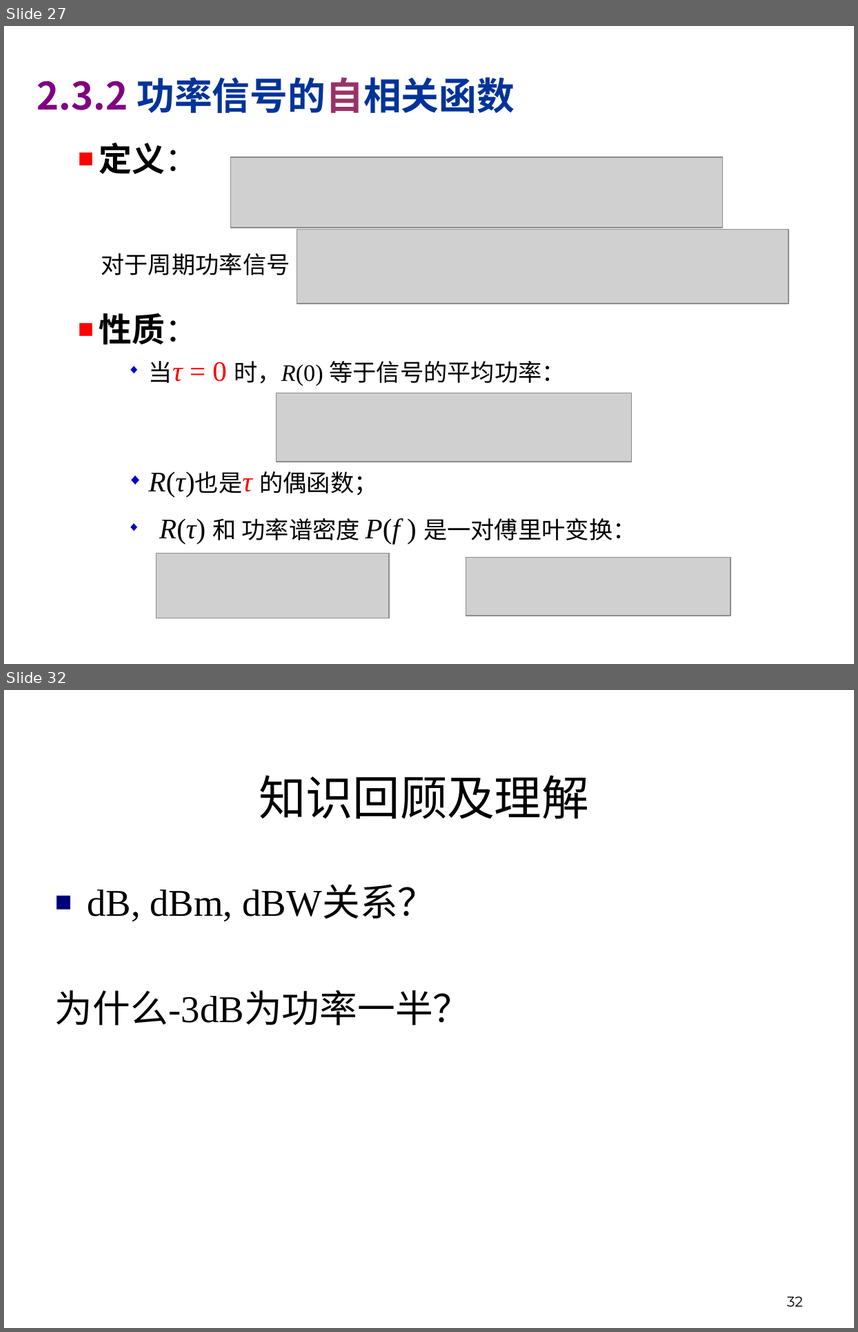
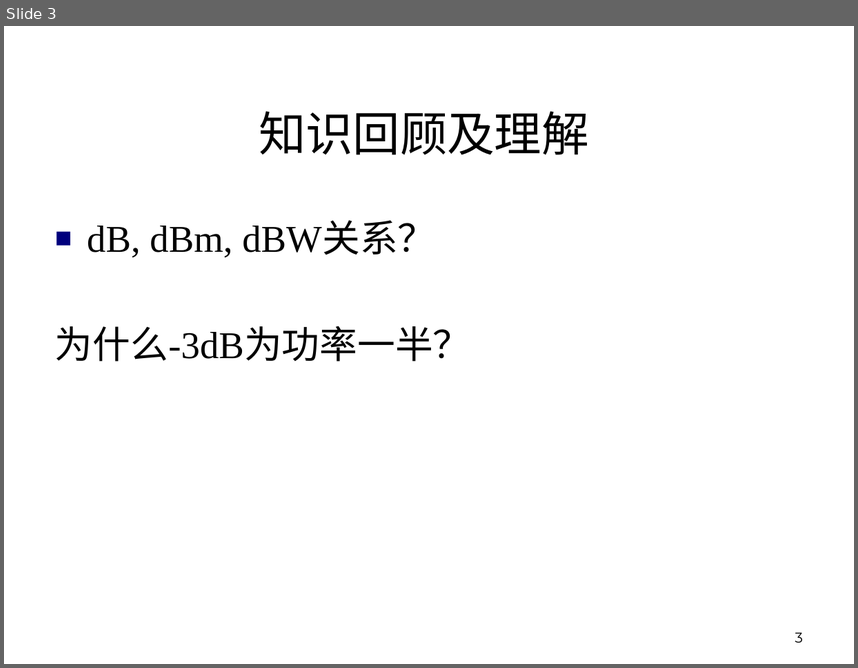
Before and after one commit to Happyday159/course-materials, a slide deck: files/lecture1b.pptx. Shown one above the other, each under a label of ours: slides 27 and 32 before the commit, slide 3 after it; the slides between them are not shown. The pictures are 858x1332 and 858x668 pixels, drawn with LibreOffice and Linux fonts; fonts in the diff are those of the drawing; grey boxes stand for pictures; background and template pictures are left out. Boxes give left, top, right and bottom in pixels: in the first picture for what was removed or moved away, otherwise in the second. Text is boxed around its words. In the diff, an @@ line names an element or a change of style, - is before the commit and + after.

```diff
--- a/files/lecture1b.pptx
+++ b/files/lecture1b.pptx
@@ slide 27 removed at <box>4,26,854,664</box>, background #FFFFFF @@
@@ text removed at <box>36,77,515,113</box> @@
-2.3.2 功率信号的自相关函数
@@ text removed at <box>99,143,199,174</box> @@
-    ■ 定义：
@@ picture removed at <box>231,157,722,227</box> @@
@@ picture removed at <box>297,229,788,304</box> @@
@@ text removed at <box>101,253,290,275</box> @@
-对于周期功率信号
@@ text removed at <box>99,313,199,345</box> @@
-    ■ 性质：
@@ text removed at <box>149,361,566,385</box> @@
-◆ 当τ = 0 时，R(0) 等于信号的平均功率：
@@ picture removed at <box>276,392,631,461</box> @@
@@ text removed at <box>149,471,377,497</box> @@
-◆ R(τ)也是τ 的偶函数；
@@ text removed at <box>159,518,636,544</box> @@
-◆ R(τ) 和 功率谱密度 P(f ) 是一对傅里叶变换：
@@ picture removed at <box>156,553,389,617</box> @@
@@ picture removed at <box>466,557,731,615</box> @@
@@ what was slide 32 is now slide 3 @@
@@ page number at <box>795,632,803,642</box>: text changed @@
-32
+3
```
Also in this commit, not shown: 1 slide changed, 1 slide added, 29 other slides removed, 2 other files.
